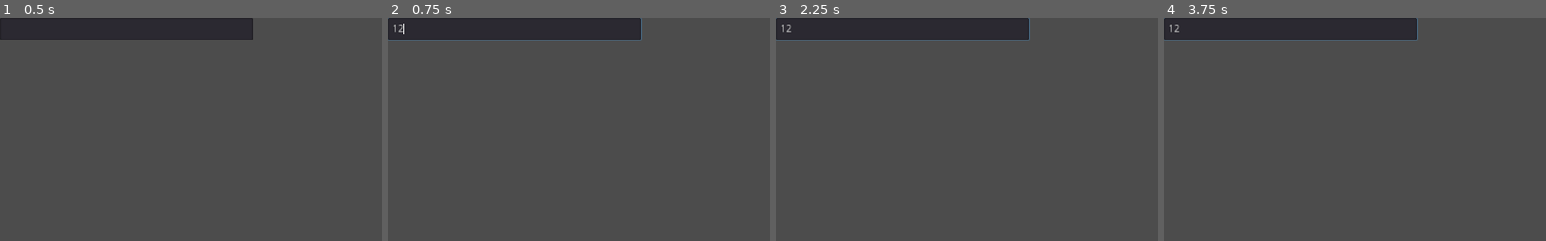
Above: before the commit, frames 1-4 (left to right).
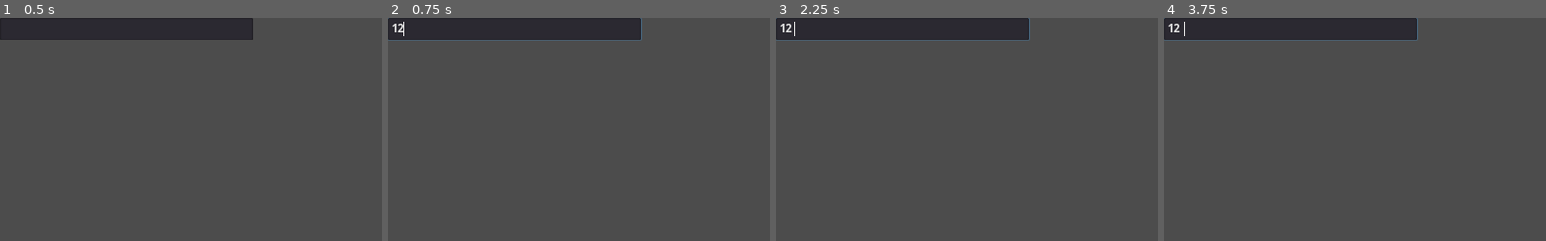
Above: after the commit, the same moments.

Repository: tijmenvangulik/PracticeRowingCommands
Game: Godot game, scene res://EditCommandText.tscn
Same seed, same stepped clock (60 frames per second), same inputs: the game is played once before the commit and once after it. This scene is started directly instead of the project's main scene.
Inputs (mouse positions are % of the whole screen's width and height, from its top left):
- Up to frame 1 (0.5 s): no input
- Up to frame 2 (0.75 s): click (17, 2) at 0.52 s; type "12" at 0.6 s
- Up to frame 3 (2.25 s): tap Enter at 1.25, 1.35, 2.1 s; move the mouse to (72, 45) at 1.27 s; click (72, 45) at 1.42 s; tap Space at 2 s; move the mouse to (30, 55) at 2.02 s; click (30, 55) at 2.17 s
- Up to frame 4 (3.75 s): tap Enter at 2.75, 2.85, 3.6 s; move the mouse to (60, 28) at 2.77 s; click (60, 28) at 2.92 s; tap Space at 3.5 s; move the mouse to (45, 70) at 3.52 s; click (45, 70) at 3.67 s
The pictures show only the part of the screen within x 0-50%, y 0-50%; the shares and areas given below are measured in that part.

Frame 1 is identical in both runs. In frame 2, less than 0.1% of the frame differs, in the area x 1-5%, y 1-9%; in frame 3, less than 0.1%; in frame 4, less than 0.1%.
Error in both runs: Attempt to call function 'sendCommandChanged' in base 'null instance' on a null instance. (res://EditCommandText.gd:25)

Commit message:
make text more readable in web

Diff:
--- a/EditCommandText.tscn
+++ b/EditCommandText.tscn
@@ -1,5 +1,6 @@
-[gd_scene load_steps=3 format=2]
+[gd_scene load_steps=4 format=2]
 
+[ext_resource path="res://Font.tres" type="DynamicFont" id=1]
 [ext_resource path="res://EditCommandText.gd" type="Script" id=2]
 
 [sub_resource type="Theme" id=1]
@@ -22,5 +23,6 @@
 margin_right = 339.0
 margin_bottom = 30.0
 rect_min_size = Vector2( 200, 30 )
+custom_fonts/font = ExtResource( 1 )
 
 [connection signal="text_changed" from="LineEdit" to="." method="_on_LineEdit_text_changed"]
--- a/SettingsDialog.gd
+++ b/SettingsDialog.gd
@@ -7,6 +7,11 @@
 
 var commandTranslations = [""]
 
+func addLabel(container,text):
+	var new_label = Label.new()
+	new_label.text=text
+	new_label.add_font_override("font",load("res://Font.tres"))
+	container.add_child(new_label)
 
 # Called when the node enters the scene tree for the first time.
 func _ready():
@@ -27,23 +32,15 @@
 	#https://www.tilcode.com/godot-3-centering-a-grid-of-evenly-spaced-buttons-on-screen/
 	#https://docs.godotengine.org/en/stable/getting_started/step_by_step/ui_game_user_interface.html
 	var commandIndex=0;
-	var new_label = Label.new()
-	new_label.text="Commando"
-	new_label.add_font_override("font",load("res://Font.tres"))
-	container.add_child(new_label)
-	new_label = Label.new()
-	new_label.add_font_override("font",load("res://Font.tres"))
-	new_label.text="Alternative text"
-	container.add_child(new_label)
+	addLabel(container,"Commando")
+	addLabel(container,"Alternative text")
 	for command in commands:
 
-
-		new_label = Label.new()
-		new_label.text=command
-		container.add_child(new_label)
+		addLabel(container,command)
 		var editBox = preload("res://EditCommandText.tscn").instance()
 		editBox.commandName=command
 		editBox.command=commandIndex
+
 		var altText=commandTranslations[commandIndex];
 		editBox.visible=true;
 
